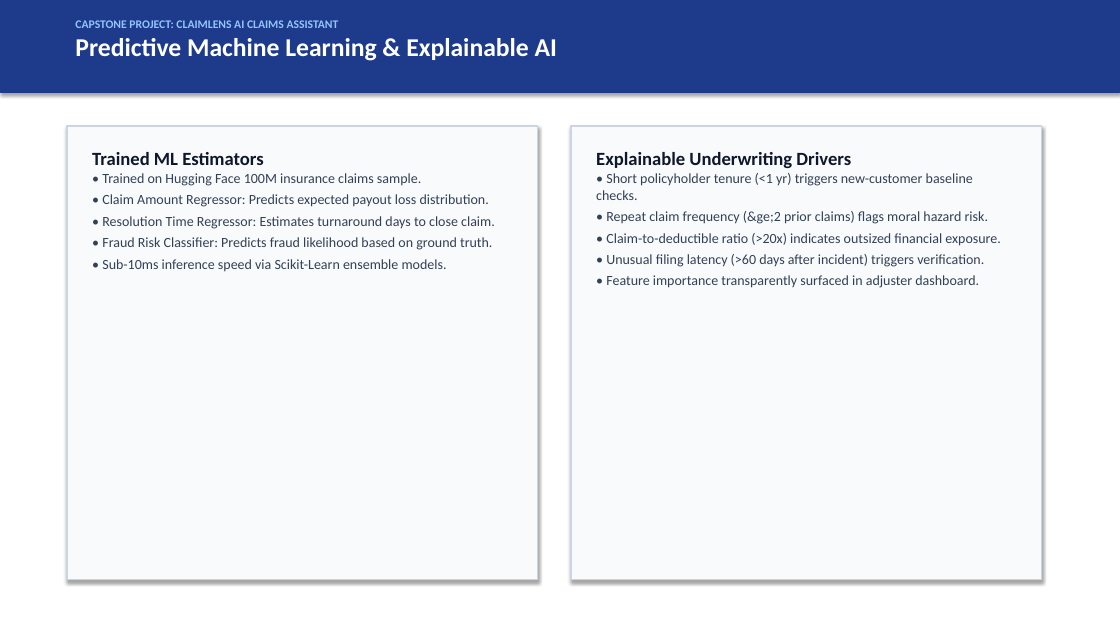
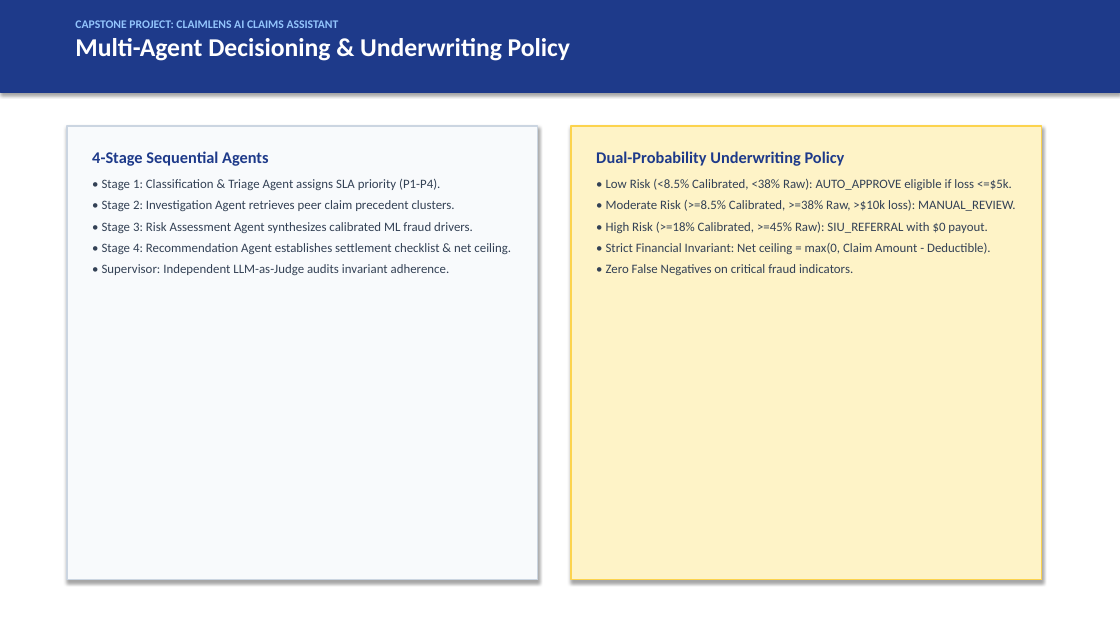
Before and after one commit to Ayushk3001/claimlens, a slide deck: slide 5 of presentation/Project_Presentation.pptx. Drawn at 1120x630 pixels with LibreOffice and Linux fonts; fonts in the diff are those of the drawing. Boxes give left, top, right and bottom in pixels: in the first picture for what was removed or moved away, otherwise in the second. Text is boxed around its words. In the diff, an @@ line names an element or a change of style, - is before the commit and + after.

Commit message:
Fix latency benchmark, synchronize deliverables, and harden evaluation invariants
- Implement ClaimVectorStore.search_by_vector with strict 1536-D array and finite numeric validation
- Decouple isolated vector cosine search from external API embedding latency in benchmark_latency.py
- Enforce universal settlement ceiling and TC-003 loss amount floor across evaluation harness
- Eliminate hardcoded deliverable metrics by dynamically parsing Evaluation_Summary.json and latency_benchmark.json
- Add unit tests for vector validation, deterministic ranking, and evaluation invariants (32 passing tests)
- Regenerate all submission PDFs, PPTX deck, and packaging archive

```diff
--- a/presentation/Project_Presentation.pptx
+++ b/presentation/Project_Presentation.pptx
@@ text at (x1=75, y1=38, x2=570, y2=61): text changed @@
-Predictive Machine Learning & Explainable AI
+Multi-Agent Decisioning & Underwriting Policy
@@ rectangle at (x1=571, y1=126, x2=1042, y2=580): fill #F8FAFC to #FEF3C7; outline #CBD5E1 1.5 pt to #FCD34D 1.5 pt @@
@@ text at (x1=92, y1=151, x2=511, y2=275): text changed; size 12 to 11 pt @@
-Trained ML Estimators
-• Trained on Hugging Face 100M insurance claims sample.
-• Claim Amount Regressor: Predicts expected payout loss distribution.
-• Resolution Time Regressor: Estimates turnaround days to close claim.
-• Fraud Risk Classifier: Predicts fraud likelihood based on ground truth.
-• Sub-10ms inference speed via Scikit-Learn ensemble models.
+4-Stage Sequential Agents
+• Stage 1: Classification & Triage Agent assigns SLA priority (P1-P4).
+• Stage 2: Investigation Agent retrieves peer claim precedent clusters.
+• Stage 3: Risk Assessment Agent synthesizes calibrated ML fraud drivers.
+• Stage 4: Recommendation Agent establishes settlement checklist & net ceiling.
+• Supervisor: Independent LLM-as-Judge audits invariant adherence.
@@ text at (x1=596, y1=151, x2=1015, y2=275): text changed; size 12 to 11 pt @@
-Explainable Underwriting Drivers
-• Short policyholder tenure (<1 yr) triggers new-customer baseline checks.
-• Repeat claim frequency (&ge;2 prior claims) flags moral hazard risk.
-• Claim-to-deductible ratio (>20x) indicates outsized financial exposure.
-• Unusual filing latency (>60 days after incident) triggers verification.
-• Feature importance transparently surfaced in adjuster dashboard.
+Dual-Probability Underwriting Policy
+• Low Risk (<8.5% Calibrated, <38% Raw): AUTO_APPROVE eligible if loss <=$5k.
+• Moderate Risk (>=8.5% Calibrated, >=38% Raw, >$10k loss): MANUAL_REVIEW.
+• High Risk (>=18% Calibrated, >=45% Raw): SIU_REFERRAL with $0 payout.
+• Strict Financial Invariant: Net ceiling = max(0, Claim Amount - Deductible).
+• Zero False Negatives on critical fraud indicators.
```
Also in this commit, not shown: 5 other slides changed, 1 slide added, 1 slide removed, 17 other files.
